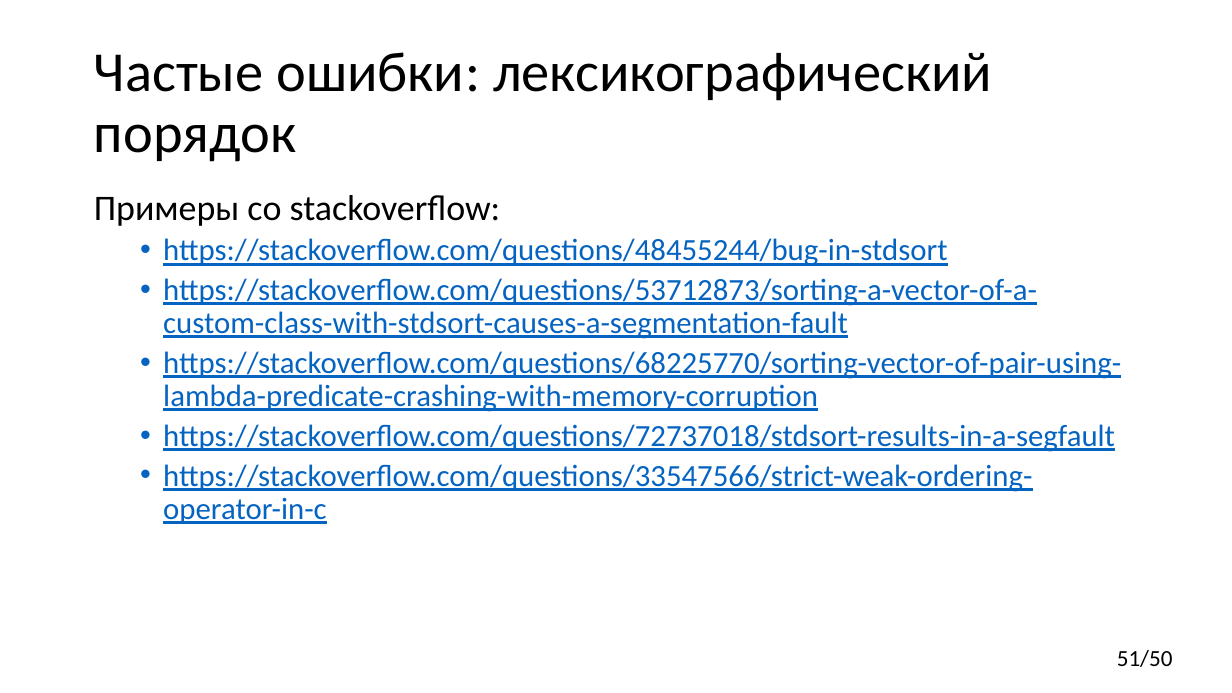
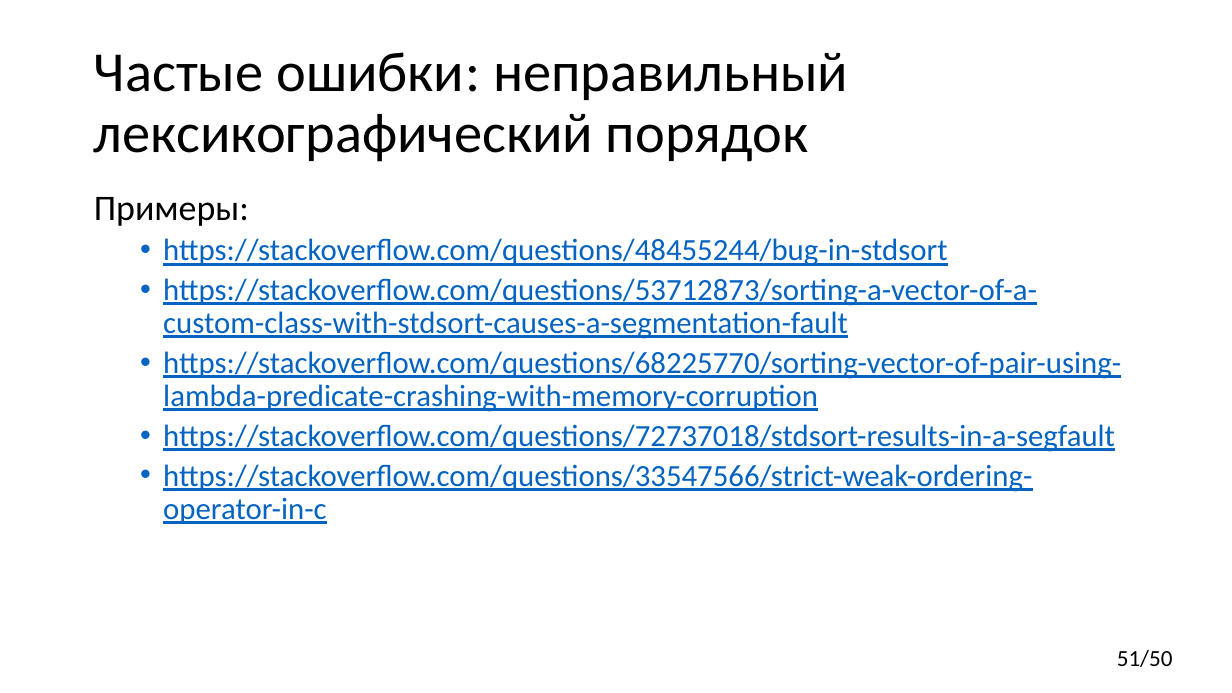
Before and after one commit to yugr/CppRussia, a slide deck: slide 51 of 2023/RU.pptx. Drawn at 1232x693 pixels with LibreOffice and Linux fonts; fonts in the diff are those of the drawing. Boxes give left, top, right and bottom in pixels: in the first picture for what was removed or moved away, otherwise in the second. Text is boxed around its words. In the diff, an @@ line names an element or a change of style, - is before the commit and + after.

```diff
--- a/2023/RU.pptx
+++ b/2023/RU.pptx
@@ title at (x1=94, y1=52, x2=848, y2=162): text changed @@
-Частые ошибки: лексикографический порядок
+Частые ошибки: неправильный лексикографический порядок
@@ text at (x1=94, y1=197, x2=249, y2=226): text changed @@
-Примеры со stackoverflow:
+Примеры:
```
Also in this commit, not shown: 8 other slides changed.
